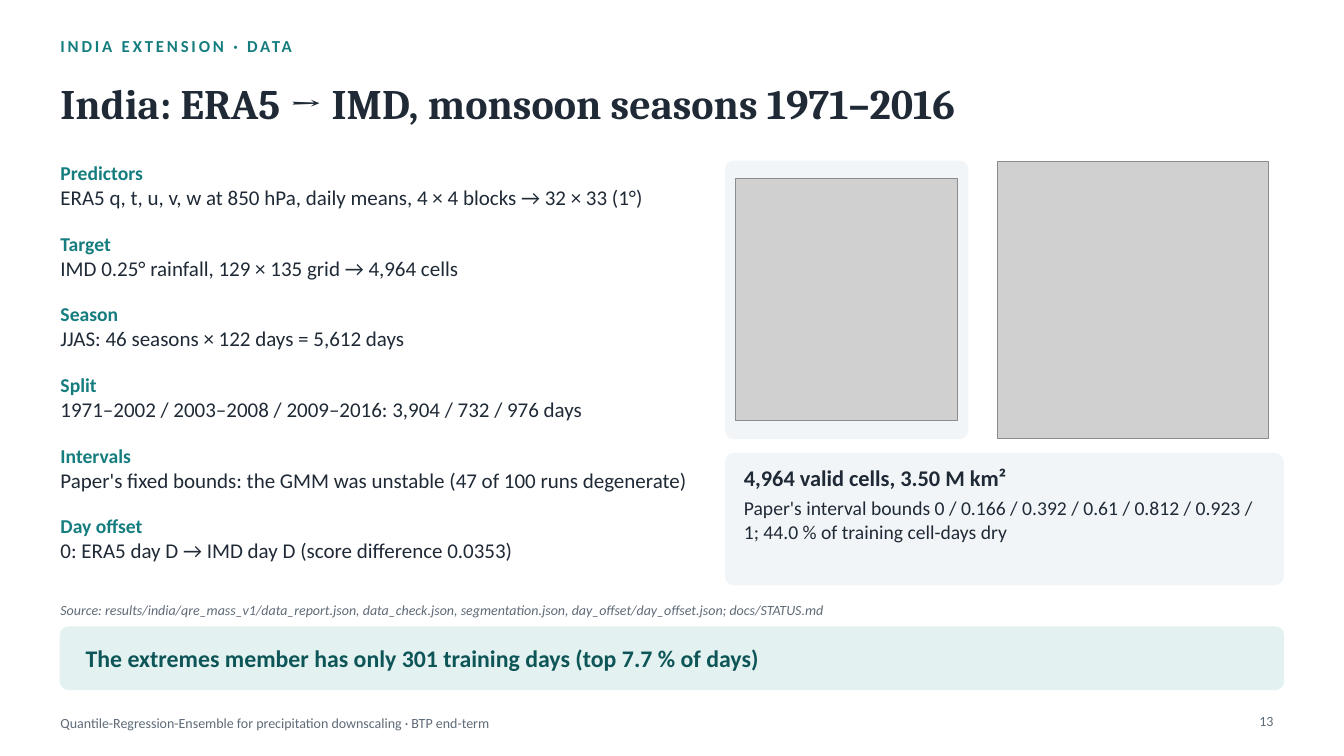
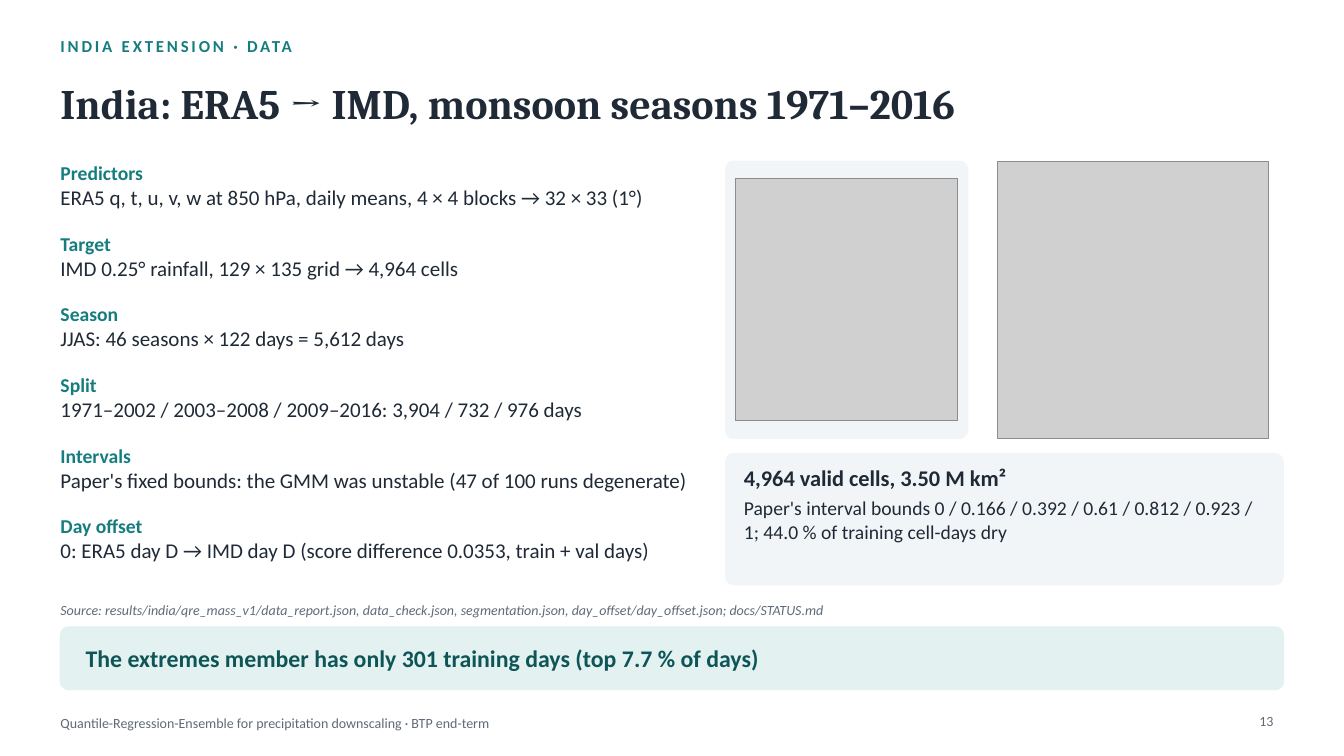
Before and after one commit to rajatjain3366/precipitation-downscaling, a slide deck: slide 13 of docs/presentation/BTP_endterm.pptx. Drawn at 1344x756 pixels with LibreOffice and Linux fonts; fonts in the diff are those of the drawing; grey boxes stand for pictures. Boxes give left, top, right and bottom in pixels: in the first picture for what was removed or moved away, otherwise in the second. Text is boxed around its words. In the diff, an @@ line names an element or a change of style, - is before the commit and + after.

```diff
--- a/docs/presentation/BTP_endterm.pptx
+++ b/docs/presentation/BTP_endterm.pptx
@@ text at [60,543,649,562]: text changed @@
-0: ERA5 day D → IMD day D (score difference 0.0353)
+0: ERA5 day D → IMD day D (score difference 0.0353, train + val days)
```
Also in this commit, not shown: 13 other slides changed, 7 other files.
